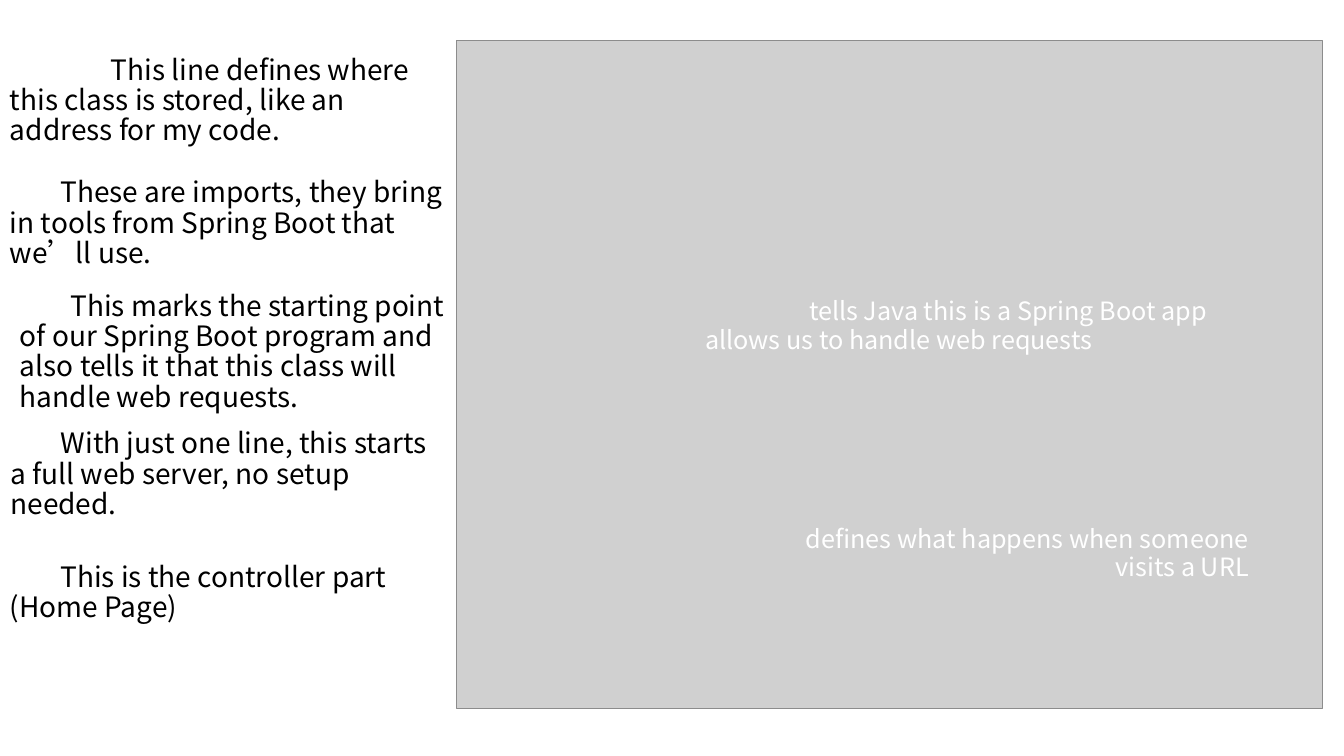
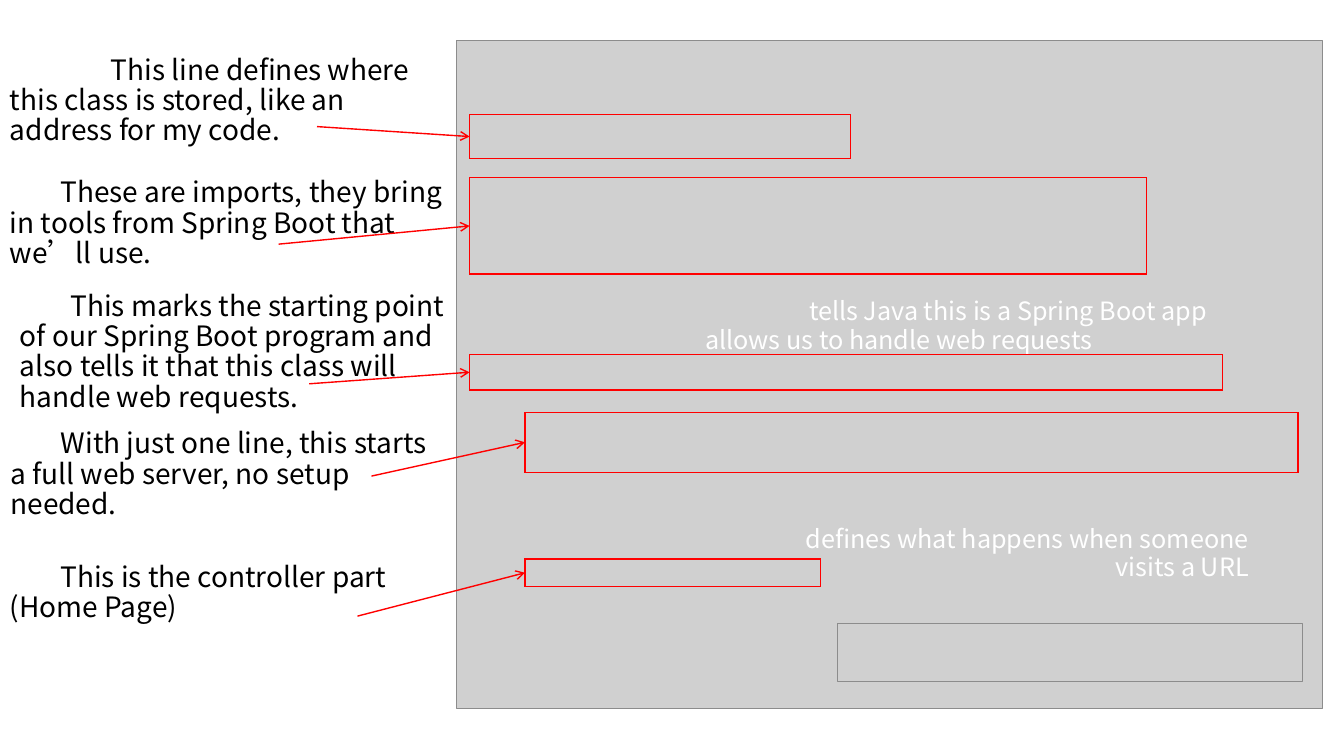
Before and after one commit to McLight-Note/Web-Server-Programming, a slide deck: slide 14 of Class_Presentation.pptx (slide 10 before the commit). Drawn at 1344x756 pixels with LibreOffice and Linux fonts; fonts in the diff are those of the drawing; grey boxes stand for pictures. Boxes give left, top, right and bottom in pixels: in the first picture for what was removed or moved away, otherwise in the second. Text is boxed around its words. In the diff, an @@ line names an element or a change of style, - is before the commit and + after.

```diff
--- a/Class_Presentation.pptx
+++ b/Class_Presentation.pptx
@@ rectangle added at [470,115,851,159], outline #FF0000 1 pt @@
@@ arrow added from (318, 127) to (470, 136), #FF0000 1 pt @@
@@ rectangle added at [470,177,1147,274], outline #FF0000 1 pt @@
@@ arrow added from (278, 244) to (470, 226), #FF0000 1 pt @@
@@ rectangle added at [470,355,1223,390], outline #FF0000 1 pt @@
@@ arrow added from (310, 384) to (470, 372), #FF0000 1 pt @@
@@ rectangle added at [525,412,1299,473], outline #FF0000 1 pt @@
@@ arrow added from (372, 476) to (525, 443), #FF0000 1 pt @@
@@ rectangle added at [525,559,821,587], outline #FF0000 1 pt @@
@@ arrow added from (358, 616) to (525, 573), #FF0000 1 pt @@
@@ picture added at [838,623,1303,682] @@
```
Also in this commit, not shown: 1 other slide changed, 4 slides added, 1 slide removed.
